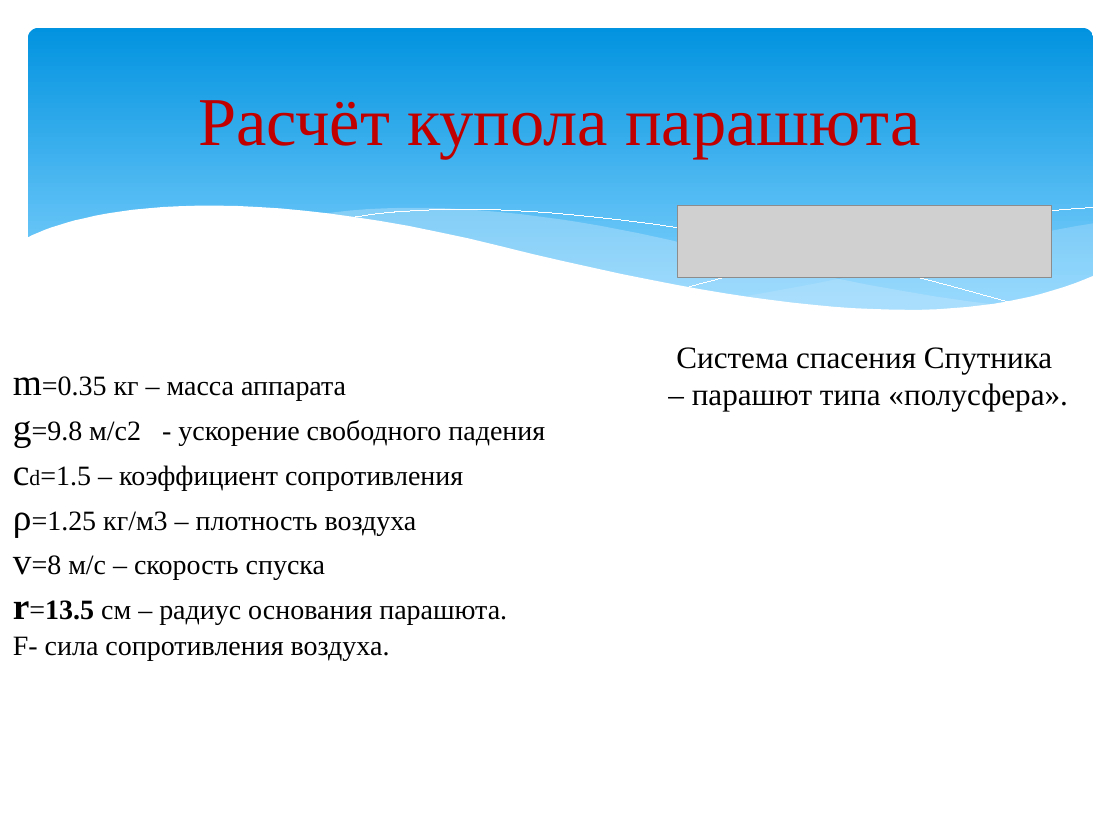
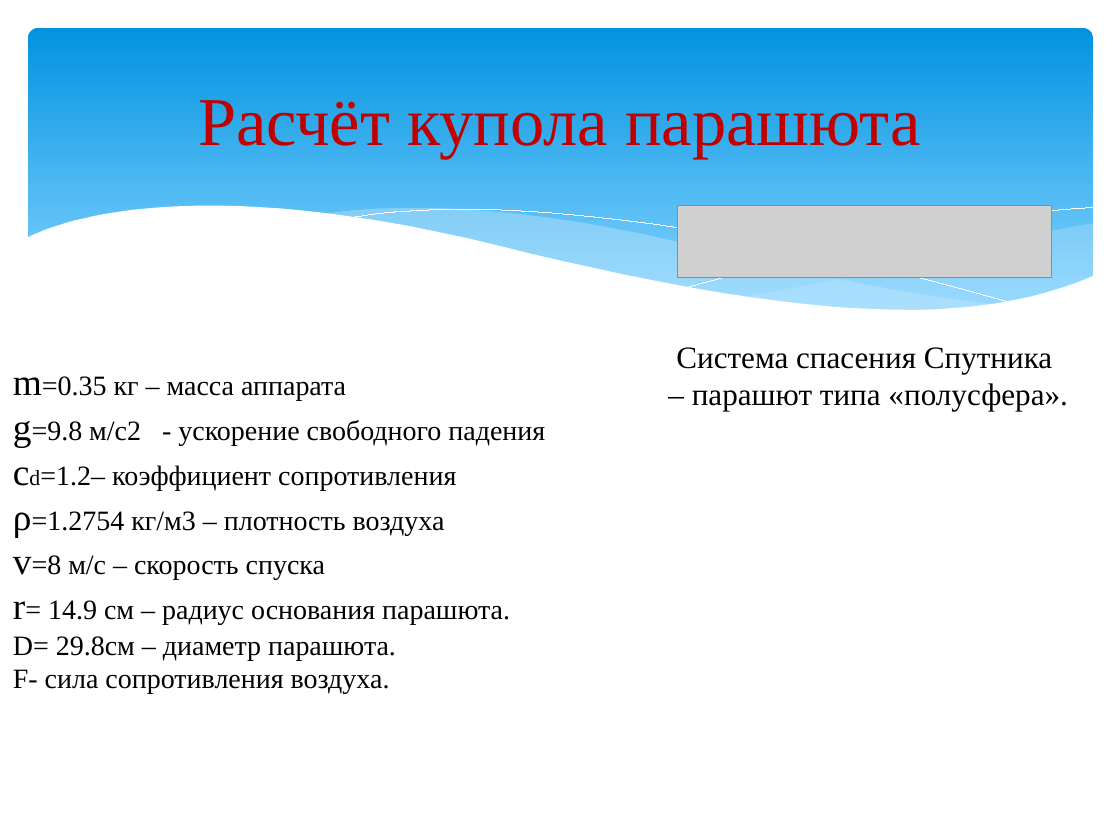
Before and after one commit to vladritfus/HellShow, a slide deck: slide 10 of СПЛ.pptx. Drawn at 1120x840 pixels with LibreOffice and Linux fonts; fonts in the diff are those of the drawing; grey boxes stand for pictures. Boxes give left, top, right and bottom in pixels: in the first picture for what was removed or moved away, otherwise in the second. Text is boxed around its words. In the diff, an @@ line names an element or a change of style, - is before the commit and + after.

Commit message:
new file(1)

```diff
--- a/СПЛ.pptx
+++ b/СПЛ.pptx
@@ text at (13,465,456,537): text changed @@
-cd=1.5 – коэффициент сопротивления
-ρ=1.25 кг/м3 – плотность воздуха
+cd=1.2– коэффициент сопротивления
+ρ=1.2754 кг/м3 – плотность воздуха
@@ text at (13,600,510,660): text changed @@
-r=13.5 см – радиус основания парашюта.
+r= 14.9 см – радиус основания парашюта.
+D= 29.8см – диаметр парашюта.
```
Also in this commit, not shown: 2 other slides changed, 1 slide added.
